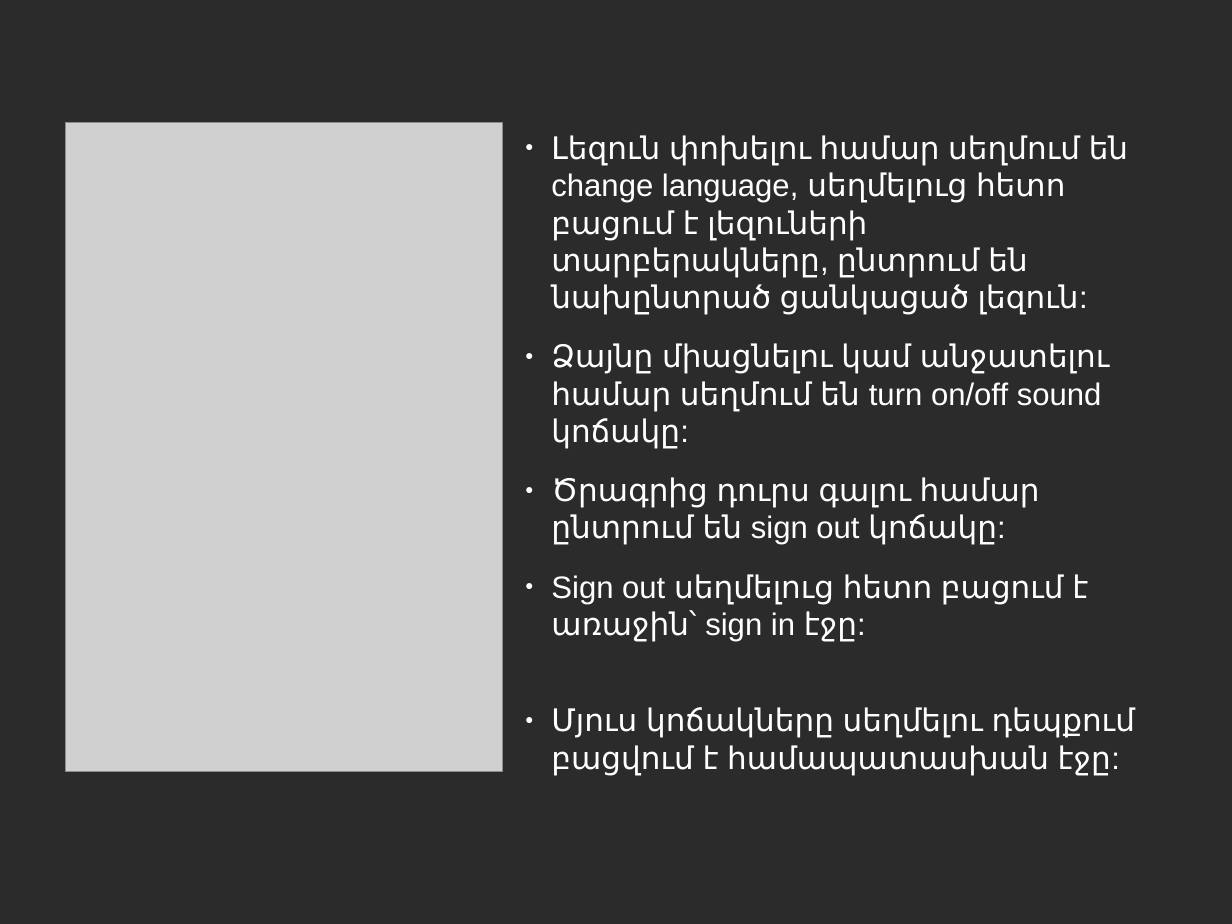
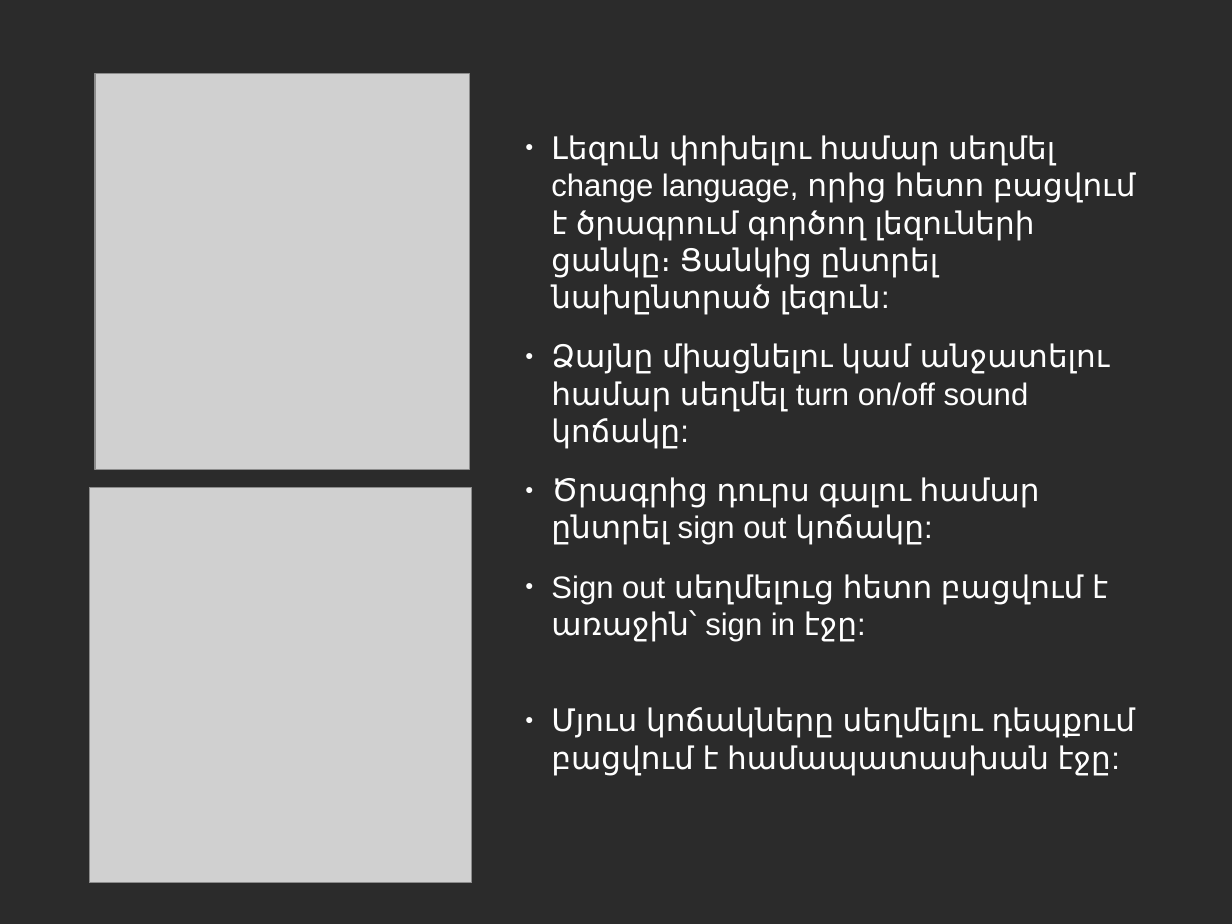
Before and after one commit to vanit-basic/instant_messenger, a slide deck: slide 20 of Documentation/Documentation.odp (slide 19 before the commit). Drawn at 1232x924 pixels with LibreOffice and Linux fonts; fonts in the diff are those of the drawing; grey boxes stand for pictures; background and template pictures are left out; a plain dark background stands for a picture behind light text. Boxes give left, top, right and bottom in pixels: in the first picture for what was removed or moved away, otherwise in the second. Text is boxed around its words. In the diff, an @@ line names an element or a change of style, - is before the commit and + after.

```diff
--- a/Documentation/Documentation.odp
+++ b/Documentation/Documentation.odp
@@ picture: place and size @@
-picture at bbox=[65, 123, 503, 771]
+picture at bbox=[95, 74, 470, 470]
@@ text at bbox=[551, 135, 1135, 642]: text changed @@
-● Լեզուն փոխելու համար սեղմում են change language, սեղմելուց հետո բացում է լեզուների տարբերակները, ընտրում են նախընտրած ցանկացած լեզուն:
-● Ձայնը միացնելու կամ անջատելու համար սեղմում են turn on/off sound կոճակը:
-● Ծրագրից դուրս գալու համար ընտրում են sign out կոճակը:
-● Sign out սեղմելուց հետո բացում է առաջին՝ sign in էջը:
+● Լեզուն փոխելու համար սեղմել change language, որից հետո բացվում է ծրագրում գործող լեզուների ցանկը։ Ցանկից ընտրել նախընտրած լեզուն:
+● Ձայնը միացնելու կամ անջատելու համար սեղմել turn on/off sound կոճակը:
+● Ծրագրից դուրս գալու համար ընտրել sign out կոճակը:
+● Sign out սեղմելուց հետո բացվում է առաջին՝ sign in էջը:
@@ picture added at bbox=[89, 487, 472, 883] @@
```
Also in this commit, not shown: 24 other slides changed, 1 slide added.
